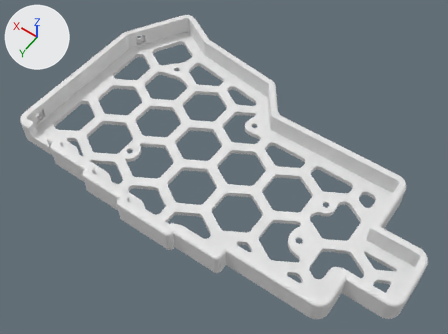
Before and after pictures for a commit that changed the Blender file stl/jorne.blend.
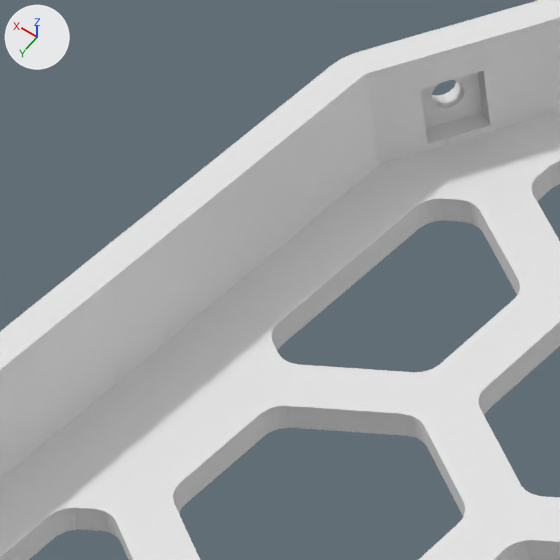
The first picture shows the older version from a camera (50 mm lens) standing at (-88.9, 122.4, 194.4) and looking at (0.6, -2.9, -2.6). The close-ups show both versions on the part from 16% to 35% of the width and 7% to 33% of the height of that picture; other places that the commit changed are outside them. Every picture has the same lights, and +X, +Y and +Z are marked at upper left.

Before the edit, the objects in view are built like this:
```python
me_3mf_mesh = bpy.data.meshes.new('3MF Mesh')
me_3mf_mesh.from_pydata(...)  # 3699 vertices, 7560 faces; spans x -84648.0..80436.0, y -62414.0..39680.0, z -3591.0..6753.0
ob_jorne_001 = bpy.data.objects.new('jorne.001', me_3mf_mesh)
ob_jorne_001.parent = ob_jorne
ob_jorne_001.location = (0.0, 0.0, 0.0)
```
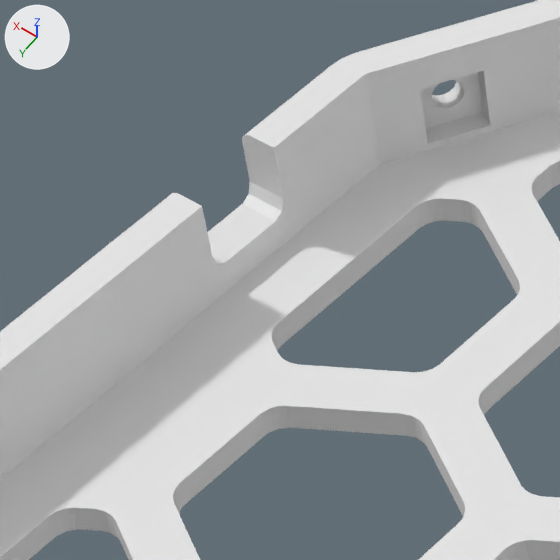
The newer file is also rescaled (x0.97), turned or shifted as a whole; pictures and numbers use the older file's frame.

Where the change shows, as pixel boxes (x1, y1, x2, y2) in the close-ups (560 x 560 px):
```json
{"part": 1, "of": "me_3mf_mesh", "change": "added", "after": [0, 59, 378, 428]}
```

The change, as JSON lines over the scene's bpy script:
```json
{"block": "me_3mf_mesh", "where": "# used by ob_jorne_001; parent = ob_jorne; location = (0.0, 0.0, 0.0)"}
{"op": "remove", "block": "me_3mf_mesh", "code": "me_3mf_mesh.from_pydata(...)  # 3699 vertices, 7560 faces; spans x -84648.0..80436.0, y -62414.0..39680.0, z -3591.0..6753.0"}
{"op": "add", "block": "me_3mf_mesh", "code": "me_3mf_mesh.from_pydata(...)  # 3775 vertices, 7598 faces; spans x -84474.0..80436.0, y -62414.0..39680.0, z -3591.0..6753.0"}
{"block": "me_3mf_mesh", "change": "me_3mf_mesh part 1: 76 vertices added at x 77328.0..80436.0, y -24251.0..-17028.0, z 833.0..6727.0"}
```
